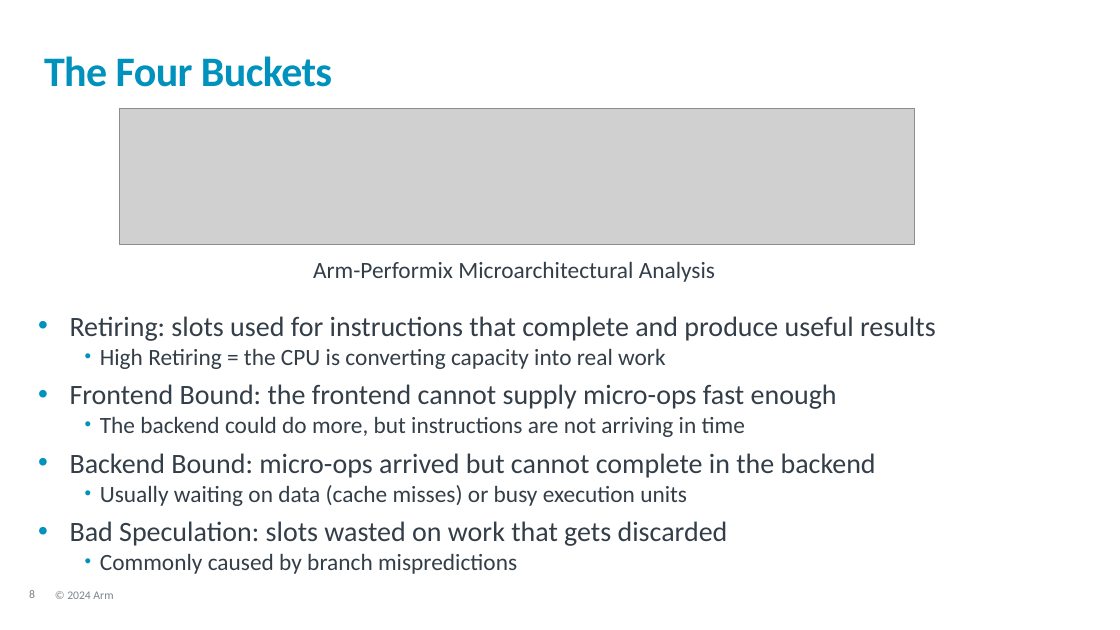
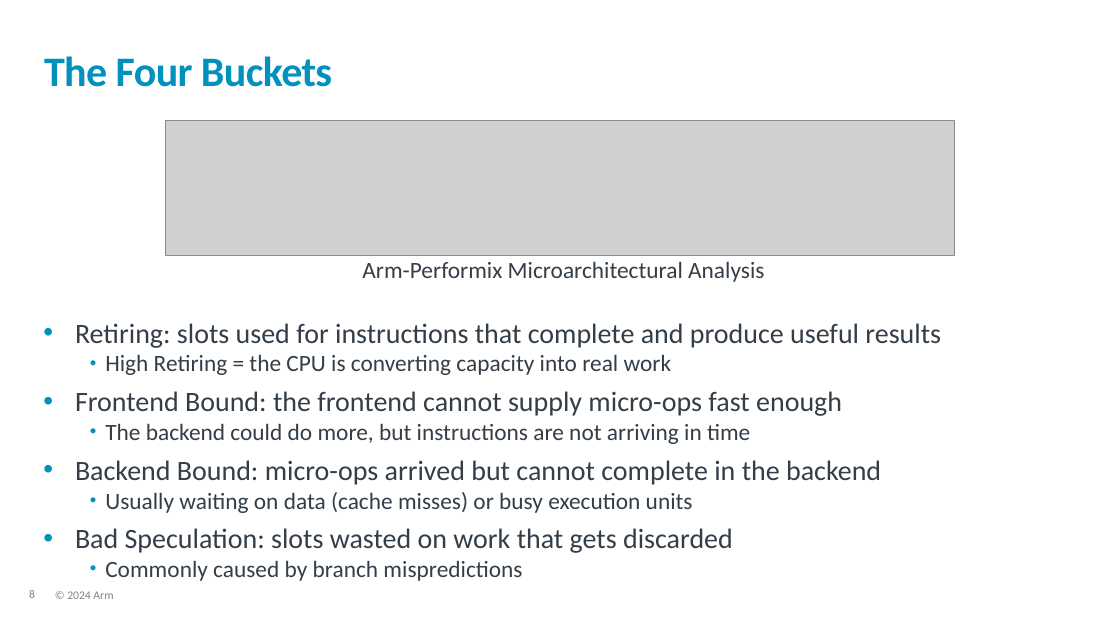
Before and after one commit to OliverGrainge/Arm-Total-Performance, a slide deck: slide 8 of slides.pptx. Drawn at 1120x630 pixels with LibreOffice and Linux fonts; fonts in the diff are those of the drawing; grey boxes stand for pictures; background and template pictures are left out. Boxes give left, top, right and bottom in pixels: in the first picture for what was removed or moved away, otherwise in the second. Text is boxed around its words. In the diff, an @@ line names an element or a change of style, - is before the commit and + after.

```diff
--- a/slides.pptx
+++ b/slides.pptx
@@ picture: place and size @@
-picture at <box>119,108,915,244</box>
+picture at <box>166,121,955,255</box>
@@ text "Arm-Performix Microarchitectural Analysis": place and size @@
-text "Arm-Performix Microarchitectural Analysis" at <box>313,261,715,282</box>
+text "Arm-Performix Microarchitectural Analysis" at <box>362,261,764,282</box>
@@ text "Retiring: slots used for instructions ...": place and size @@
-text "Retiring: slots used for instructions ..." at <box>70,316,936,574</box>
+text "Retiring: slots used for instructions ..." at <box>75,323,941,581</box>
```
Also in this commit, not shown: 12 other slides changed.
